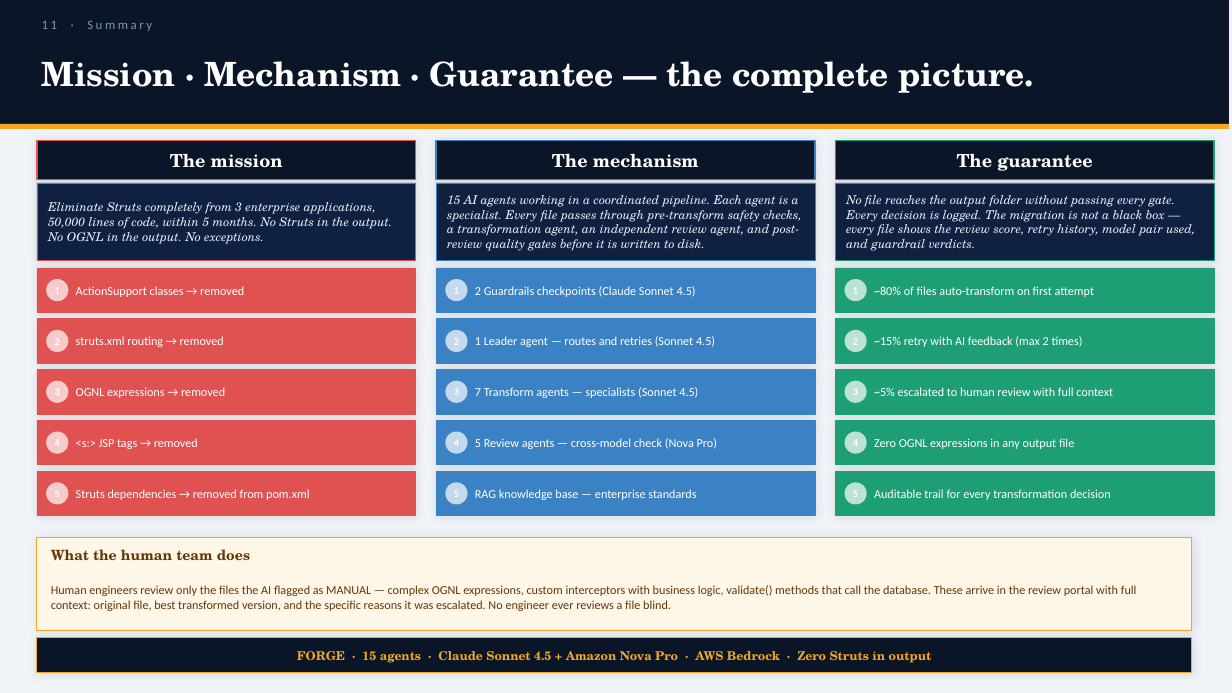
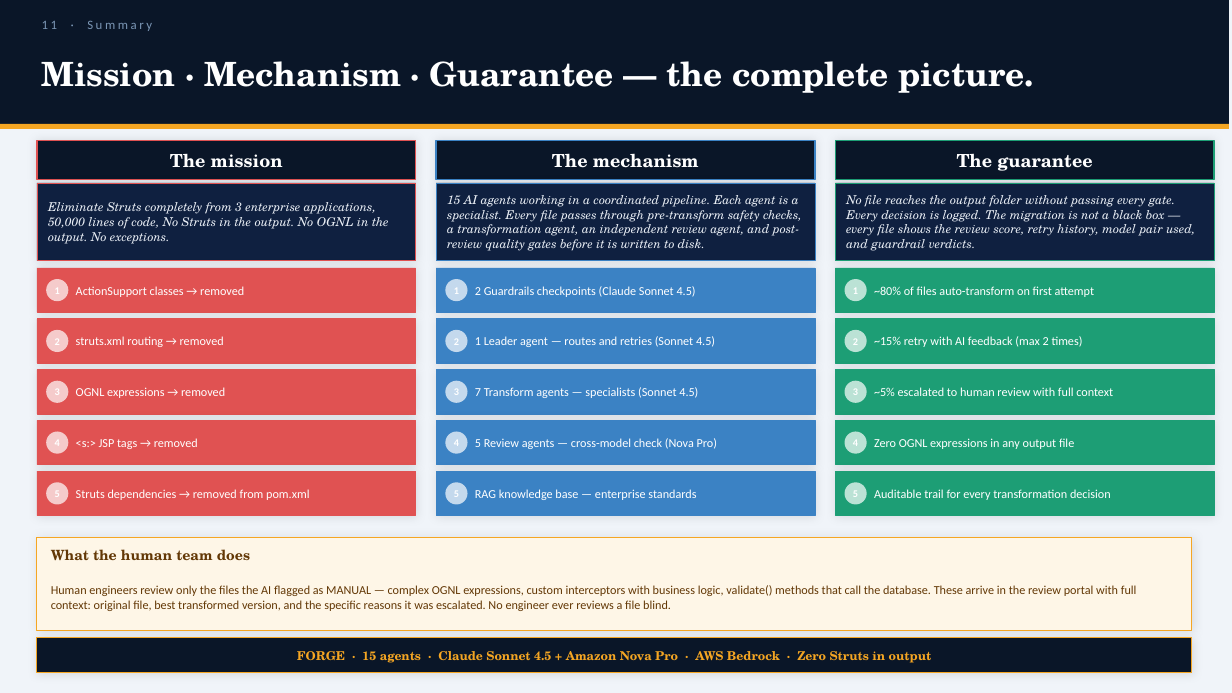
Before and after one commit to anche-raja/misc, a slide deck: slide 13 of FORGE-AgentDeepDive.pptx. Drawn at 1232x693 pixels with LibreOffice and Linux fonts; fonts in the diff are those of the drawing. Boxes give left, top, right and bottom in pixels: in the first picture for what was removed or moved away, otherwise in the second. Text is boxed around its words. In the diff, an @@ line names an element or a change of style, - is before the commit and + after.

```diff
--- a/FORGE-AgentDeepDive.pptx
+++ b/FORGE-AgentDeepDive.pptx
@@ text at [48, 202, 389, 244]: text changed @@
-Eliminate Struts completely from 3 enterprise applications, 50,000 lines of code, within 5 months. No Struts in the output. No OGNL in the output. No exceptions.
+Eliminate Struts completely from 3 enterprise applications, 50,000 lines of code, No Struts in the output. No OGNL in the output. No exceptions.
```
Also in this commit, not shown: 3 other slides changed, 7 slides added.
